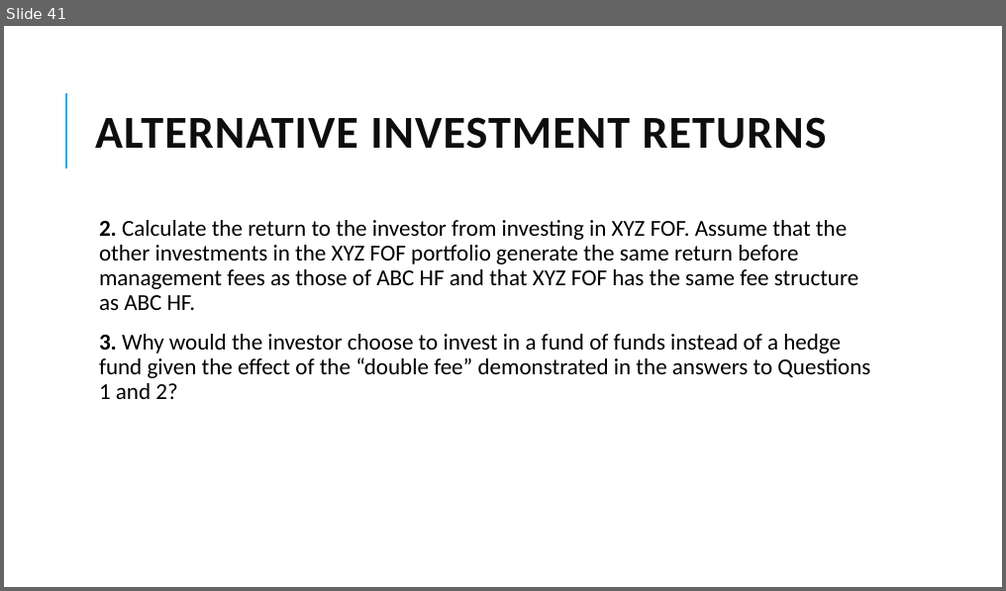
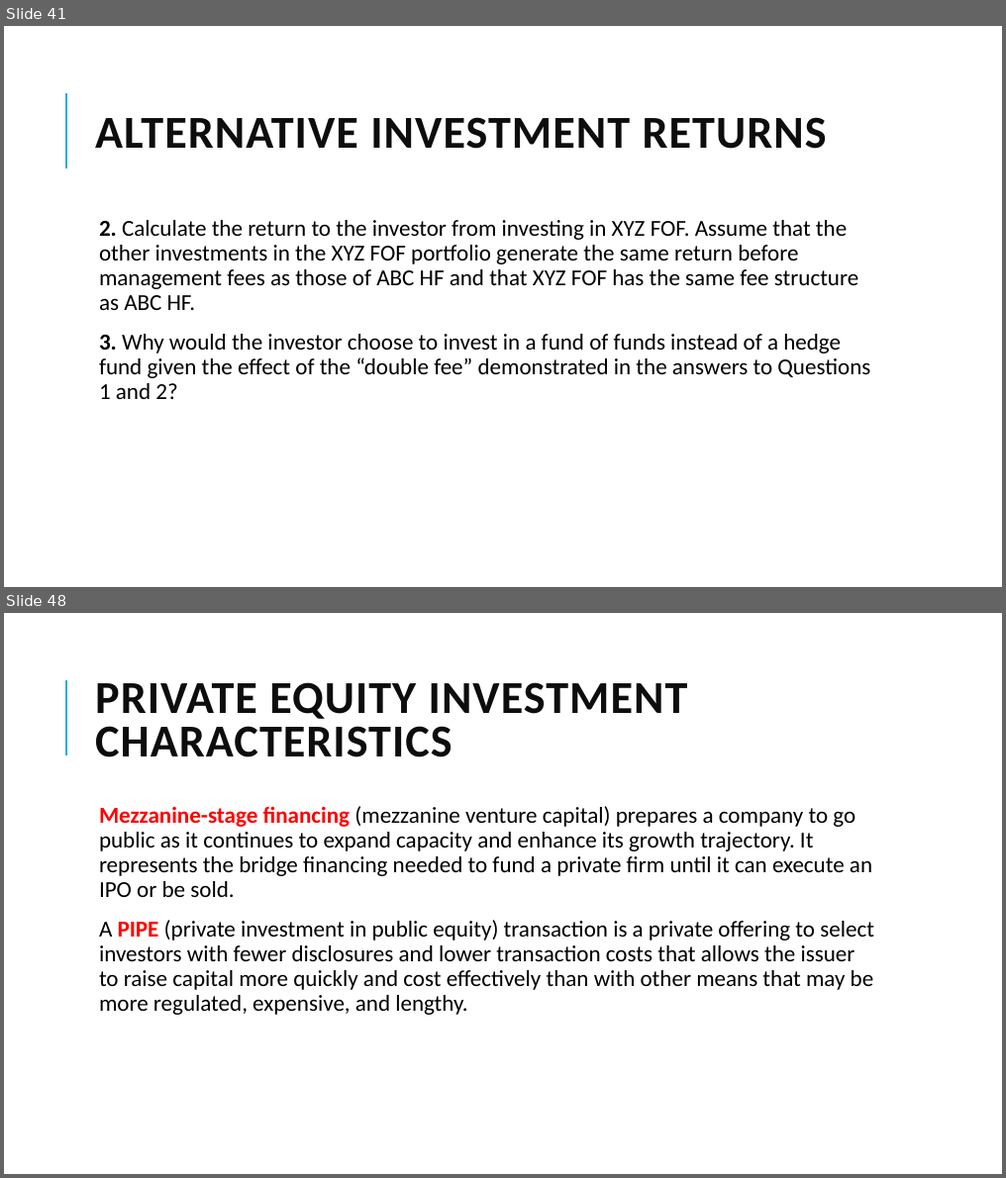
Before and after one commit to Isco0530/data, a slide deck: 2024Alternative.pptx. Shown one above the other, each under a label of ours: slide 41 before the commit, slides 41 and 48 after it; the slides between them are not shown. The pictures are 1006x591 and 1006x1178 pixels, drawn with LibreOffice and Linux fonts; fonts in the diff are those of the drawing. Boxes give left, top, right and bottom in pixels: in the first picture for what was removed or moved away, otherwise in the second. Text is boxed around its words. In the diff, an @@ line names an element or a change of style, - is before the commit and + after.

```diff
--- a/2024Alternative.pptx
+++ b/2024Alternative.pptx
@@ slide 48 added at box(4, 613, 1002, 1174), background #FFFFFF; not listed: 1 template element that a slide beside it also shows @@
@@ title added at box(95, 682, 688, 758), 44 pt, text #0D0D0D, bold @@
+PRIVATE EQUITY INVESTMENT CHARACTERISTICS
@@ text added at box(99, 806, 874, 1015), 22 pt, text #000000 @@
+  Mezzanine-stage financing (mezzanine venture capital) prepares a company to go public as it continues to expand capacity and enhance its growth trajectory. It represents the bridge financing needed to fund a private firm until it can execute an IPO or be sold.
+  A PIPE (private investment in public equity) transaction is a private offering to select investors with fewer disclosures and lower transaction costs that allows the issuer to raise capital more quickly and cost effectively than with other means that may be more regulated, expensive, and lengthy.
```
Also in this commit, not shown: 1 slide changed, 6 other slides added.
